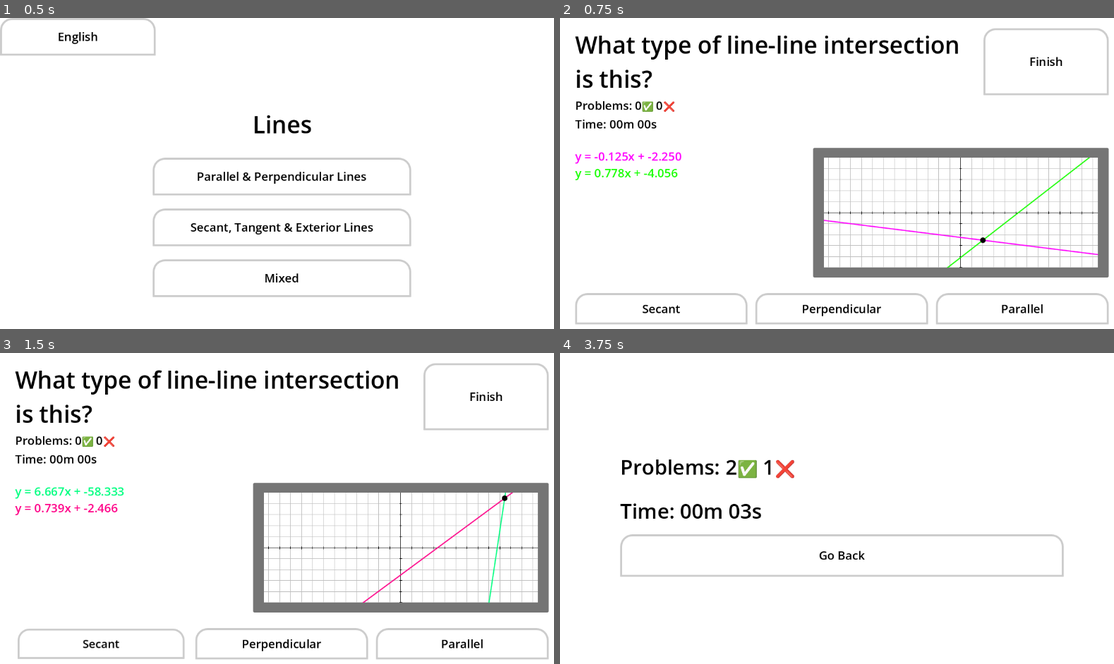
Above: before the commit, frames 1-4 (two rows, left to right).
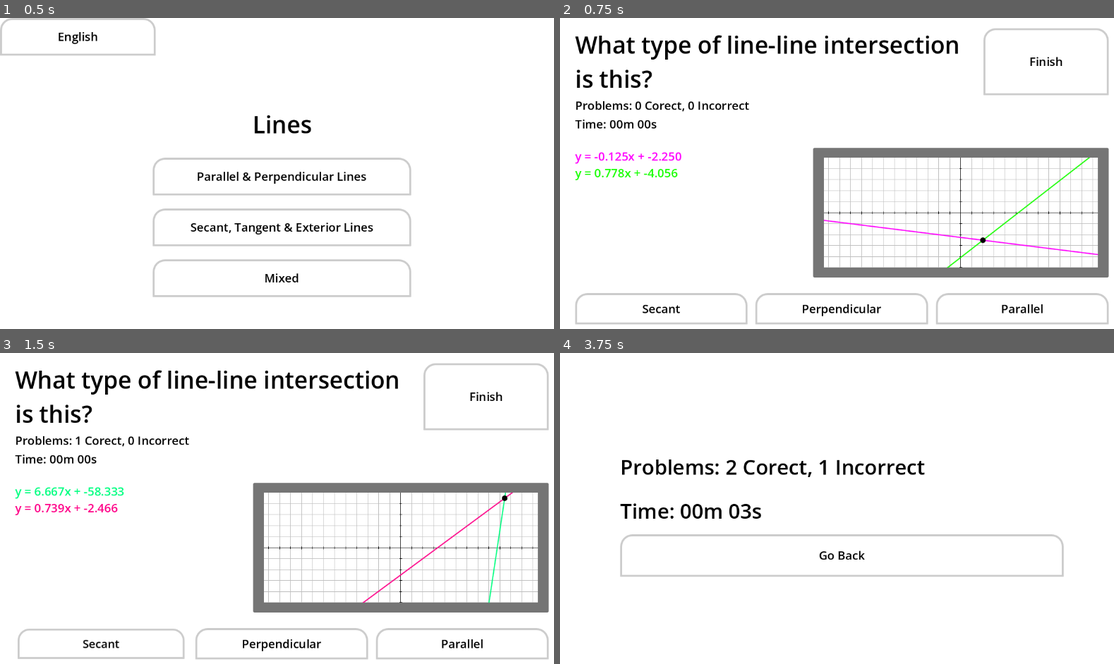
Above: after the commit, the same moments.

Repository: SalticHash/Lines
Game: Godot game, scene res://main_menu/main_menu.tscn
The game is run twice, just before and just after one commit, with the same random seed, the same clock (stepped at 60 frames per second) and the same inputs.
Inputs:
- Up to frame 1 (0.5 s): no input
- Up to frame 2 (0.75 s): click "Parallel & Perpendicular Lines" at 0.5 s
- Up to frame 3 (1.5 s): click "Secant" at 1.25 s
- Up to frame 4 (3.75 s): click "Perpendicular" at 2 s; click "Parallel" at 2.75 s; click "Finish" at 3.5 s

Frame 1 is identical in both runs. In frame 2, 0.3% of the frame differs, in the area x 14-35%, y 26-31%; in frame 3, 0.3%; in frame 4, 0.8%, in the area x 32-66%, y 34-41%.

Commit message:
Quick Fixed

Diff:
--- a/question/question.gd
+++ b/question/question.gd
@@ -165,7 +165,6 @@
 	"\n" + "[color=%s]%s[/color]" % [line2.color.to_html(), str(line2)]
 
 func answered(option: int) -> void:
-	%ProblemCount.text = TranslationServer.translate("problem_count") % [Global.right, Global.wrong]
 	if option == answer:
 		$Wrong.stop()
 		$Correct.play()
@@ -174,6 +173,7 @@
 		$Correct.stop()
 		$Wrong.play()
 		Global.wrong += 1
+	%ProblemCount.text = TranslationServer.translate("problem_count") % [Global.right, Global.wrong]
 	generate_problem()
 
 func _process(_delta: float) -> void:
--- a/translation/translation.csv
+++ b/translation/translation.csv
@@ -13,7 +13,7 @@
 circle_line_option2	Tangent	Tangente
 circle_line_option3	Exterior	Externa
 
-problem_count	Problems: %d✅ %d❌	Problemas: %d✅ %d❌
+problem_count	Problems: %d Corect, %d Incorrect	Problemas: %d Correctas, %d Incorrectas
 time	Time: %02dm %02ds	Tiempo: %02dm %02ds
 finish	Finish	Terminar
 go_back	Go Back	Volver
Binary file changed: translation/translation.en.translation
Binary file changed: translation/translation.es.translation
